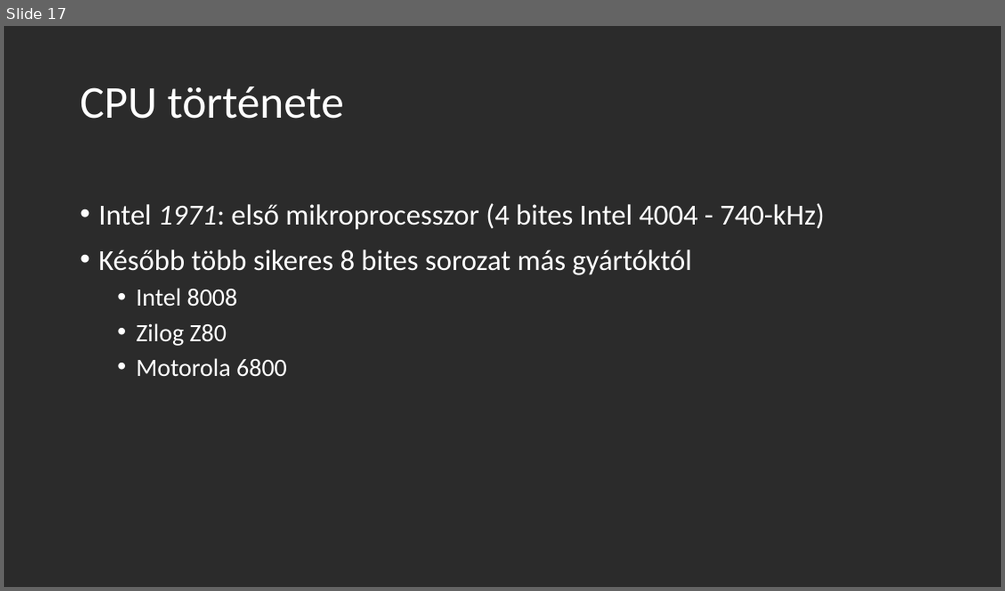
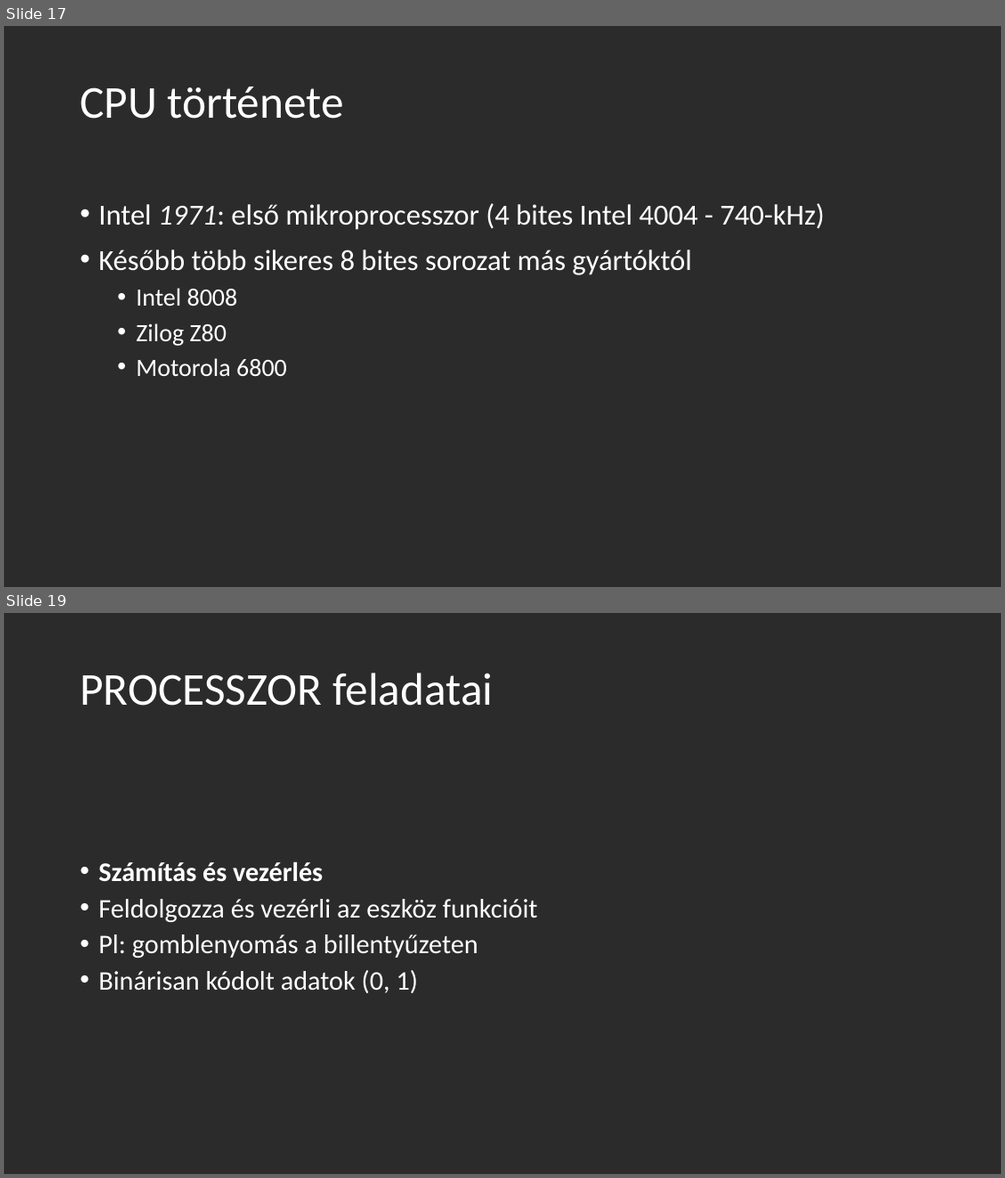
Before and after one commit to OsziMisi/Jozsika, a slide deck: processzor + memoria.pptx. Shown one above the other, each under a label of ours: slide 17 before the commit, slides 17 and 19 after it; the slides between them are not shown. The pictures are 1005x591 and 1005x1178 pixels, drawn with LibreOffice and Linux fonts; fonts in the diff are those of the drawing; background and template pictures are left out; a plain dark background stands for a picture behind light text. Boxes give left, top, right and bottom in pixels: in the first picture for what was removed or moved away, otherwise in the second. Text is boxed around its words. In the diff, an @@ line names an element or a change of style, - is before the commit and + after.

```diff
--- a/processzor + memoria.pptx
+++ b/processzor + memoria.pptx
@@ slide 19 added at box(4, 613, 1001, 1174), background picture (left out) @@
@@ title added at box(80, 673, 493, 706), 44 pt, text #FFFFFF @@
+PROCESSZOR feladatai
@@ text added at box(98, 861, 538, 993), 25.9 pt, text #FFFFFF @@
+• Számítás és vezérlés
+• Feldolgozza és vezérli az eszköz funkcióit
+• Pl: gomblenyomás a billentyűzeten
+• Binárisan kódolt adatok (0, 1)
```
Also in this commit, not shown: 2 other slides added.
